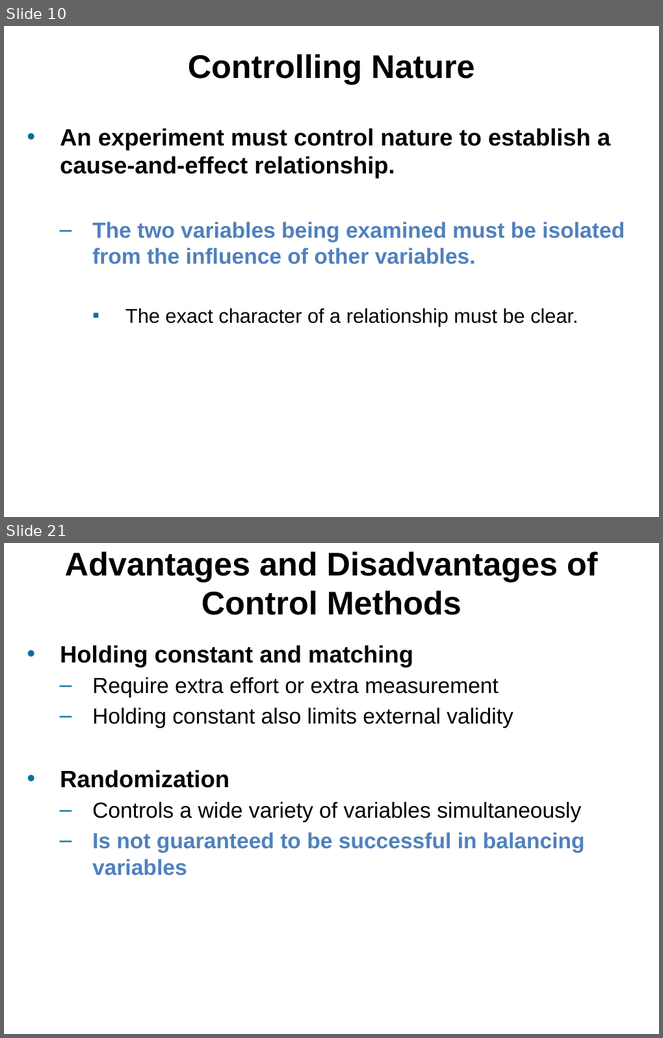
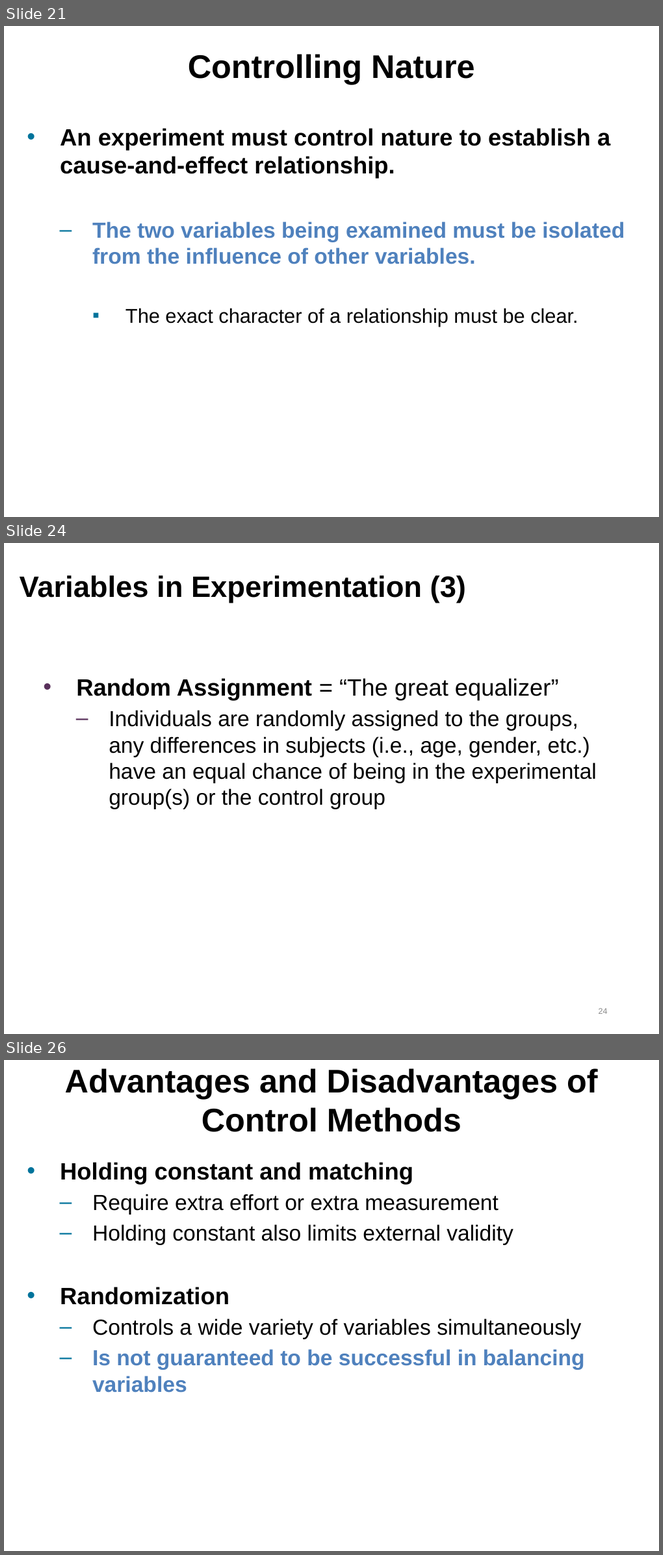
Before and after one commit to npm27/Teaching-Materials, a slide deck: Research Methods/Slides/Chapter 7.pptx. Shown one above the other, each under a label of ours: slides 10 and 21 before the commit, slides 21, 24 and 26 after it; the slides between them are not shown. The pictures are 663x1038 and 663x1555 pixels, drawn with LibreOffice and Linux fonts; fonts in the diff are those of the drawing. Boxes give left, top, right and bottom in pixels: in the first picture for what was removed or moved away, otherwise in the second. Text is boxed around its words. In the diff, an @@ line names an element or a change of style, - is before the commit and + after.

```diff
--- a/Research Methods/Slides/Chapter 7.pptx
+++ b/Research Methods/Slides/Chapter 7.pptx
@@ slide 24 added at (4,543,659,1034), background #FFFFFF @@
@@ title added at (20,575,466,603), 32.4 pt, text #000000, bold @@
+Variables in Experimentation (3)
@@ text added at (76,678,597,809), 24 pt, text #000000 @@
+• Random Assignment = “The great equalizer”
+  – Individuals are randomly assigned to the groups, any differences in subjects (i.e., age, gender, etc.) have an equal chance of being in the experimental group(s) or the control group
@@ page number added at (599,1008,608,1014), 9 pt, text #8C8C8C @@
+24
@@ what was slide 10 is now slide 21 @@
@@ what was slide 21 is now slide 26 @@
```
Also in this commit, not shown: 2 slides changed, 7 other slides added, 3 slides removed.
